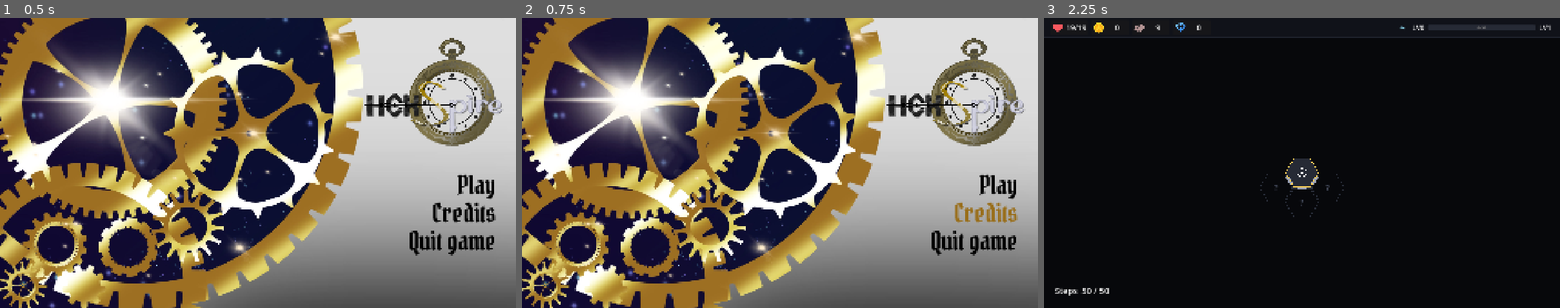
Above: before the commit, frames 1-3 (left to right).
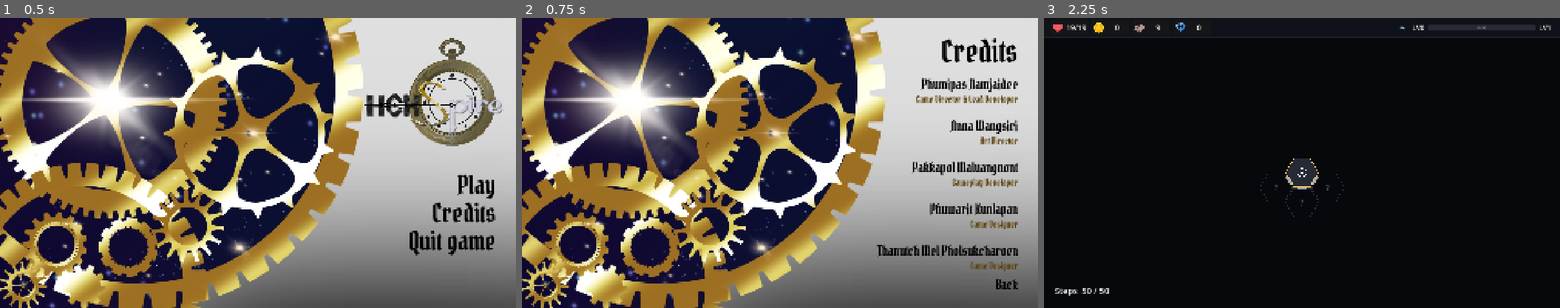
Above: after the commit, the same moments.

Repository: himaiayas/hex-sts
Game: Godot game, scene res://scenes/mainmenu.tscn
Same seed, same stepped clock (60 frames per second), same inputs: the game is played once before the commit and once after it.
Inputs (mouse positions are in pixels of both pictures, inside the frame that each line leads up to):
- Up to frame 1 (0.5 s): no input
- Up to frame 2 (0.75 s): click "Credits" at 0.5 s
- Up to frame 3 (2.25 s): click (1451, 284) at 1.25 s, where only the run after the commit has a clickable "Back"; click "Play" at 2 s

Frame 1 is identical in both runs. In frame 2, 7.5% of the frame differs, in the area x 68-98%, y 6-94%; in frame 3, nothing differs.

Commit message:
feat: add the credits page to the main menu

Diff:
--- a/scenes/mainmenu.tscn
+++ b/scenes/mainmenu.tscn
@@ -23,6 +23,12 @@
 Button/styles/hover = SubResource("StyleBoxEmpty_menu")
 Button/styles/normal = SubResource("StyleBoxEmpty_menu")
 Button/styles/pressed = SubResource("StyleBoxEmpty_menu")
+Label/colors/font_color = Color(0, 0, 0, 1)
+Label/font_sizes/font_size = 115
+Label/fonts/font = ExtResource("4_font")
+RichTextLabel/colors/default_color = Color(0, 0, 0, 1)
+RichTextLabel/font_sizes/normal_font_size = 34
+RichTextLabel/fonts/normal_font = ExtResource("4_font")
 VBoxContainer/constants/separation = -20
 
 [node name="Control" type="Control" unique_id=693228342]
@@ -86,5 +92,53 @@
 text = "Quit game"
 alignment = 2
 
+[node name="Credits" type="VBoxContainer" parent="."]
+visible = false
+layout_mode = 1
+anchors_preset = 1
+anchor_left = 1.0
+anchor_right = 1.0
+offset_left = -720.0
+offset_top = 50.0
+offset_right = -75.0
+offset_bottom = 1020.0
+grow_horizontal = 0
+theme = SubResource("Theme_menu")
+theme_override_constants/separation = 16
+
+[node name="Title" type="Label" parent="Credits"]
+layout_mode = 2
+text = "Credits"
+horizontal_alignment = 2
+
+[node name="Names" type="RichTextLabel" parent="Credits"]
+layout_mode = 2
+bbcode_enabled = true
+text = "[right][font_size=50]Phumipas Namjaidee[/font_size]
+[color=#5c410a]Game Director & Lead Developer[/color]
+[font_size=16] [/font_size]
+[font_size=50]Anna Wangsiri[/font_size]
+[color=#5c410a]Art Director[/color]
+[font_size=16] [/font_size]
+[font_size=50]Pakkapol Maluangnont[/font_size]
+[color=#5c410a]Gameplay Developer[/color]
+[font_size=16] [/font_size]
+[font_size=50]Phuwarit Kunlapan[/font_size]
+[color=#5c410a]Game Designer[/color]
+[font_size=16] [/font_size]
+[font_size=50]Thanutch Mel Pholsukcharoen[/font_size]
+[color=#5c410a]Game Designer[/color][/right]"
+fit_content = true
+scroll_active = false
+
+[node name="BackButton" type="Button" parent="Credits"]
+layout_mode = 2
+size_flags_vertical = 10
+theme_override_font_sizes/font_size = 50
+text = "Back"
+alignment = 2
+
 [connection signal="pressed" from="Menu/PlayButton" to="." method="_on_start_pressed"]
 [connection signal="pressed" from="Menu/QuitButton" to="." method="_on_quit_pressed"]
+[connection signal="pressed" from="Menu/CreditsButton" to="." method="_on_credits_toggled"]
+[connection signal="pressed" from="Credits/BackButton" to="." method="_on_credits_toggled"]
--- a/scripts/main.gd
+++ b/scripts/main.gd
@@ -8,3 +8,9 @@
 
 func _on_quit_pressed() -> void:
 	get_tree().quit()
+
+
+func _on_credits_toggled() -> void:
+	$Credits.visible = not $Credits.visible
+	$Logo.visible = not $Credits.visible
+	$Menu.visible = not $Credits.visible
